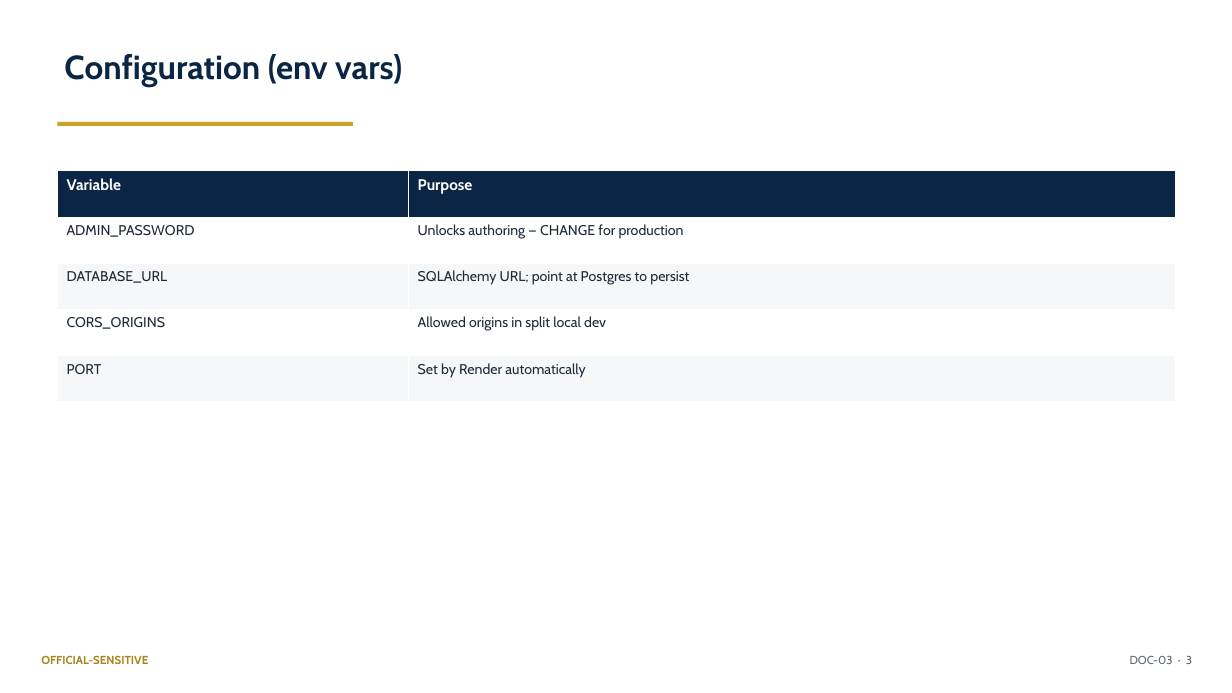
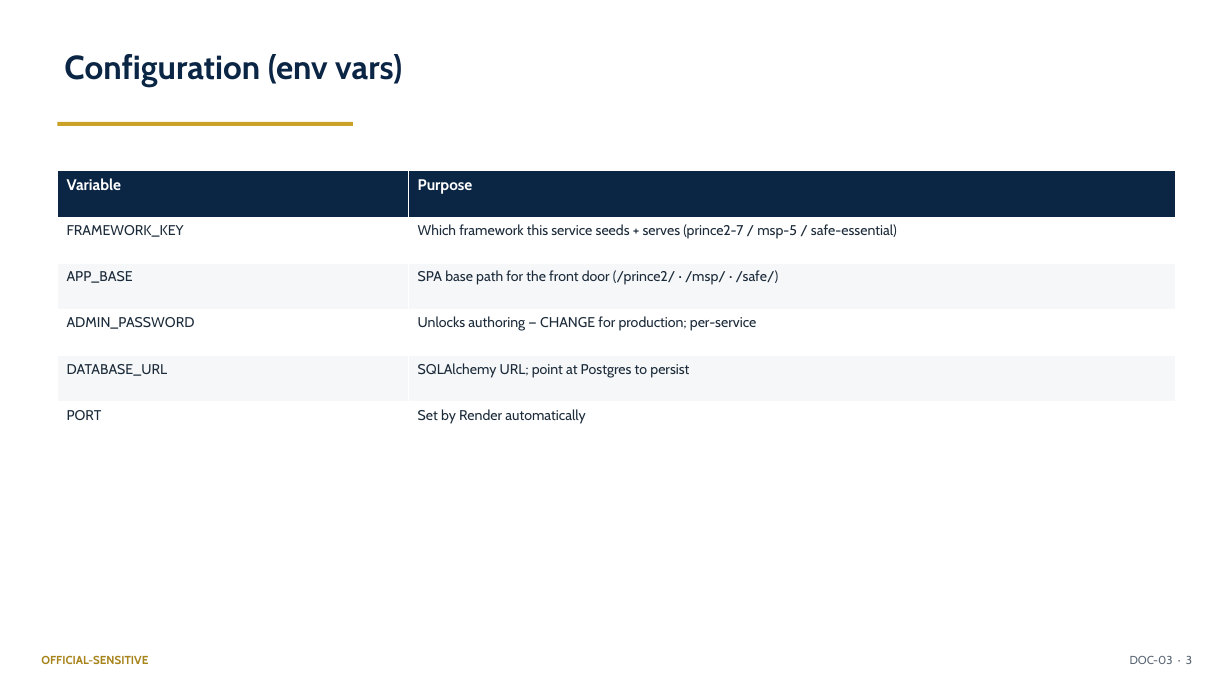
Before and after one commit to DRC63/method-map, a slide deck: slide 3 of docs/03_Operation_Manual_Summary.pptx. Drawn at 1232x693 pixels with LibreOffice and Linux fonts; fonts in the diff are those of the drawing. Boxes give left, top, right and bottom in pixels: in the first picture for what was removed or moved away, otherwise in the second. Text is boxed around its words. In the diff, an @@ line names an element or a change of style, - is before the commit and + after.

```diff
--- a/docs/03_Operation_Manual_Summary.pptx
+++ b/docs/03_Operation_Manual_Summary.pptx
@@ table at (57, 171, 1176, 448) @@
-row 2: ADMIN_PASSWORD | Unlocks authoring — CHANGE for production
+row 2: FRAMEWORK_KEY | Which framework this service seeds + serves (prince2-7 / msp-5 / safe-essential)
+row 3: APP_BASE | SPA base path for the front door (/prince2/ · /msp/ · /safe/)
+row 4: ADMIN_PASSWORD | Unlocks authoring — CHANGE for production; per-service
-row 4: CORS_ORIGINS | Allowed origins in split local dev
```
Also in this commit, not shown: 3 other slides changed, 11 other files.
